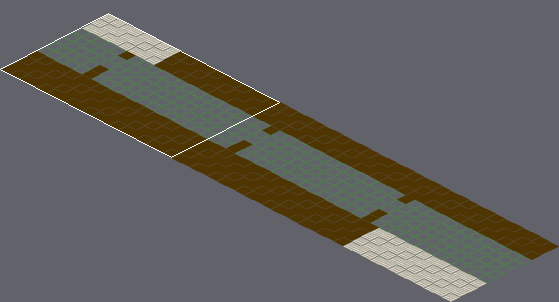
An edit to a level. Tiled map, src/data/subway01.tmx. The picture above shows the old version from afar; the outline marks the close-up.
Close-up. Before the edit:
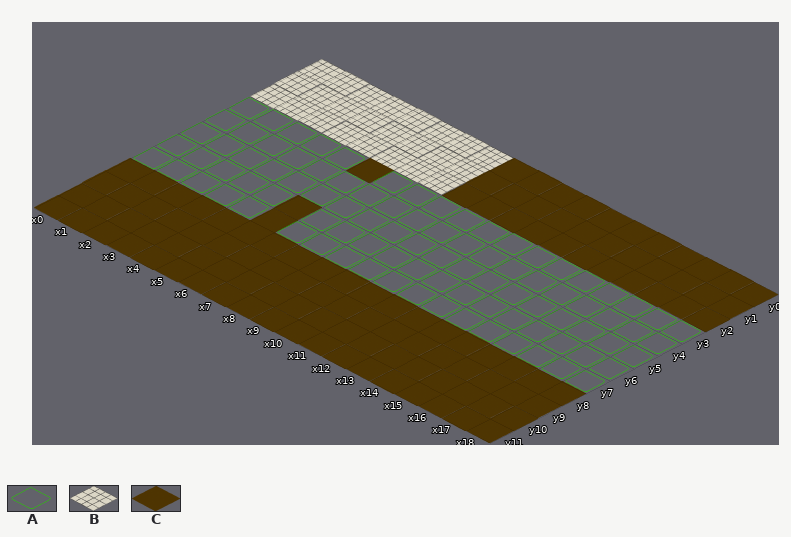
Cells are 250x129 px. Isometric: x runs down to the right, y down to the left. Shown: x 0..18, y 0..11. The commit also changed other parts of the map, which this record leaves out.
Key: from "tiles250x129": A 0, B 2, C 8.
_ is an empty cell.
Layers that did not change in this view are not listed.
Layer "background_layer" before, first column x 0:
 0 BBBBBBBBCCCCCCCCCCC
 1 BBBBBBBBCCCCCCCCCCC
 2 BBBBBBBBCCCCCCCCCCC
 3 AAAAACAAAAAAAAAAAAA
 4 AAAAAAAAAAAAAAAAAAA
 5 AAAAAAAAAAAAAAAAAAA
 6 AAAAACAAAAAAAAAAAAA
 7 AAAAACAAAAAAAAAAAAA
 8 CCCCCCCCCCCCCCCCCCC
 9 CCCCCCCCCCCCCCCCCCC
10 CCCCCCCCCCCCCCCCCCC
11 CCCCCCCCCCCCCCCCCCC
After:
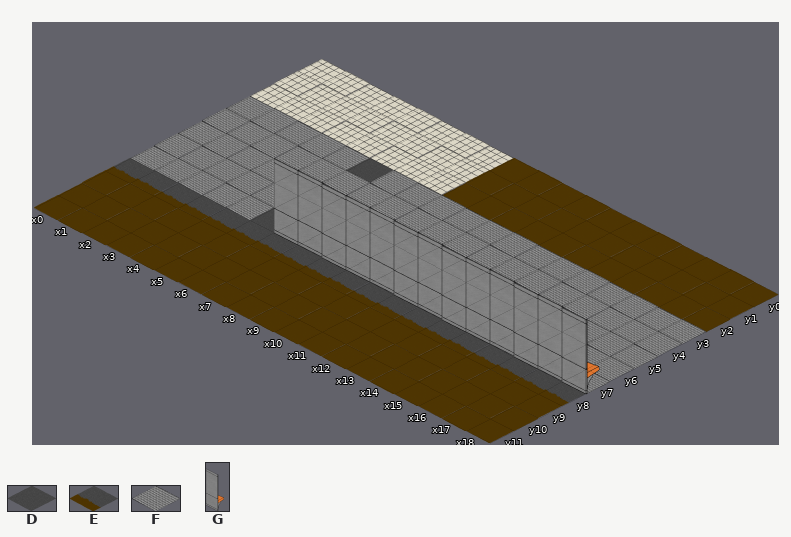
Further tiles: from "tiles250x129": D 7, E 9, F 19; from "walls250x512_2": G 6.
The edit:
Changed rows in their new state; . is an unchanged cell.
Layer "background_layer":
first column x 0:
 3 FFFFFDFFFFFFFFFFFFF
 4 FFFFFFFFFFFFFFFFFFF
 5 FFFFFFFFFFFFFFFFFFF
 6 FFFFFDFFFFFFFFFFFFF
 7 FFFFFDFFFFFFFFFFFFF
 8 EEEEEEEEEEEEEEEEEEE
Layer "walls_layer":
first column x 6:
 7 GGGGGGGGGGGGG
